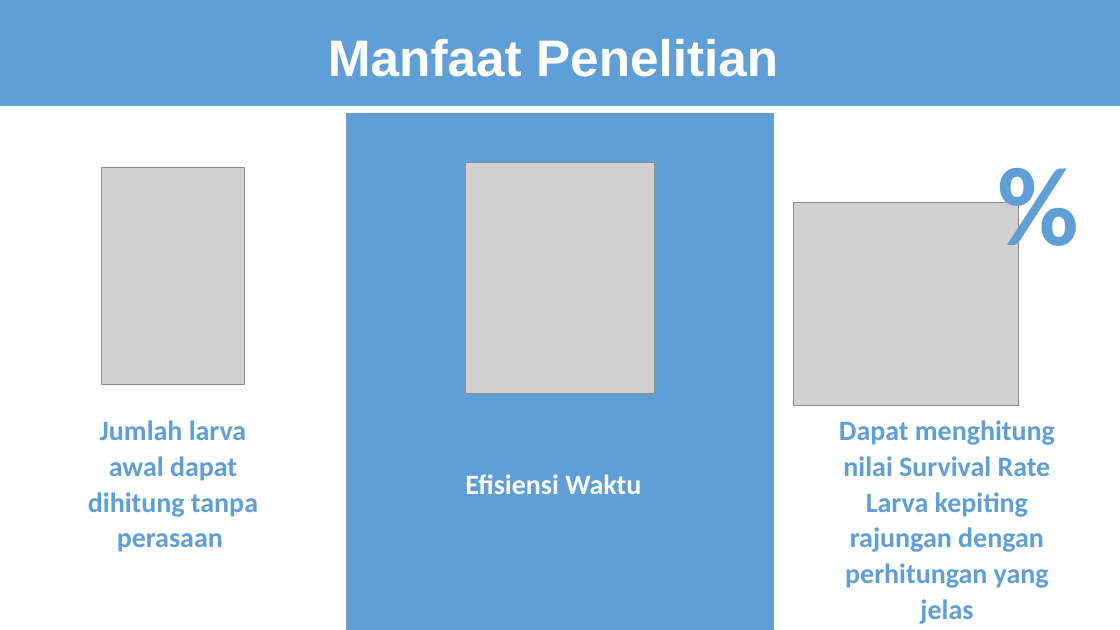
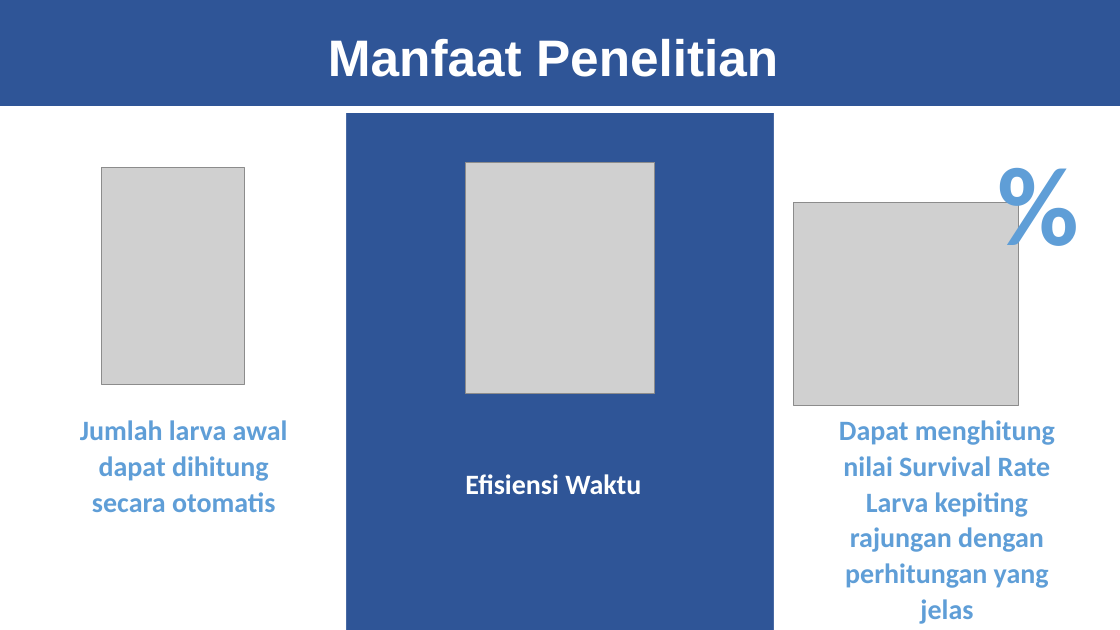
Before and after one commit to MariefW/2.-skripsi, a slide deck: slide 6 of Format Proposal M Arief Wicaksono.pptx. Drawn at 1120x630 pixels with LibreOffice and Linux fonts; fonts in the diff are those of the drawing; grey boxes stand for pictures. Boxes give left, top, right and bottom in pixels: in the first picture for what was removed or moved away, otherwise in the second. Text is boxed around its words. In the diff, an @@ line names an element or a change of style, - is before the commit and + after.

```diff
--- a/Format Proposal M Arief Wicaksono.pptx
+++ b/Format Proposal M Arief Wicaksono.pptx
@@ background #5F9ED7 to #2F5597 @@
@@ text at (x1=80, y1=420, x2=288, y2=512): text changed @@
-Jumlah larva awal dapat dihitung tanpa perasaan
+Jumlah larva awal dapat dihitung secara otomatis
```
Also in this commit, not shown: 9 other slides changed, 2 slides added, 1 slide removed, 14 other files.
